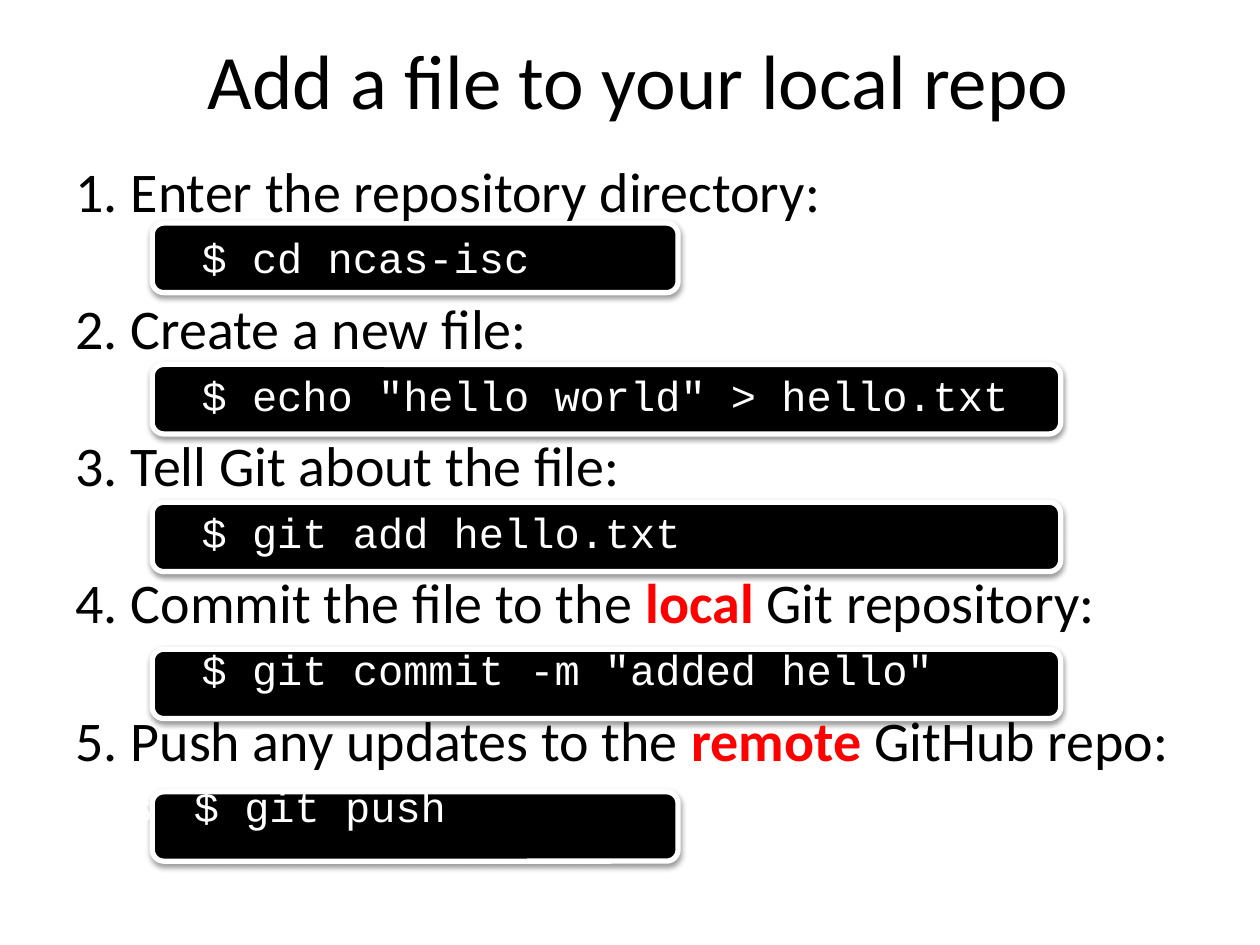
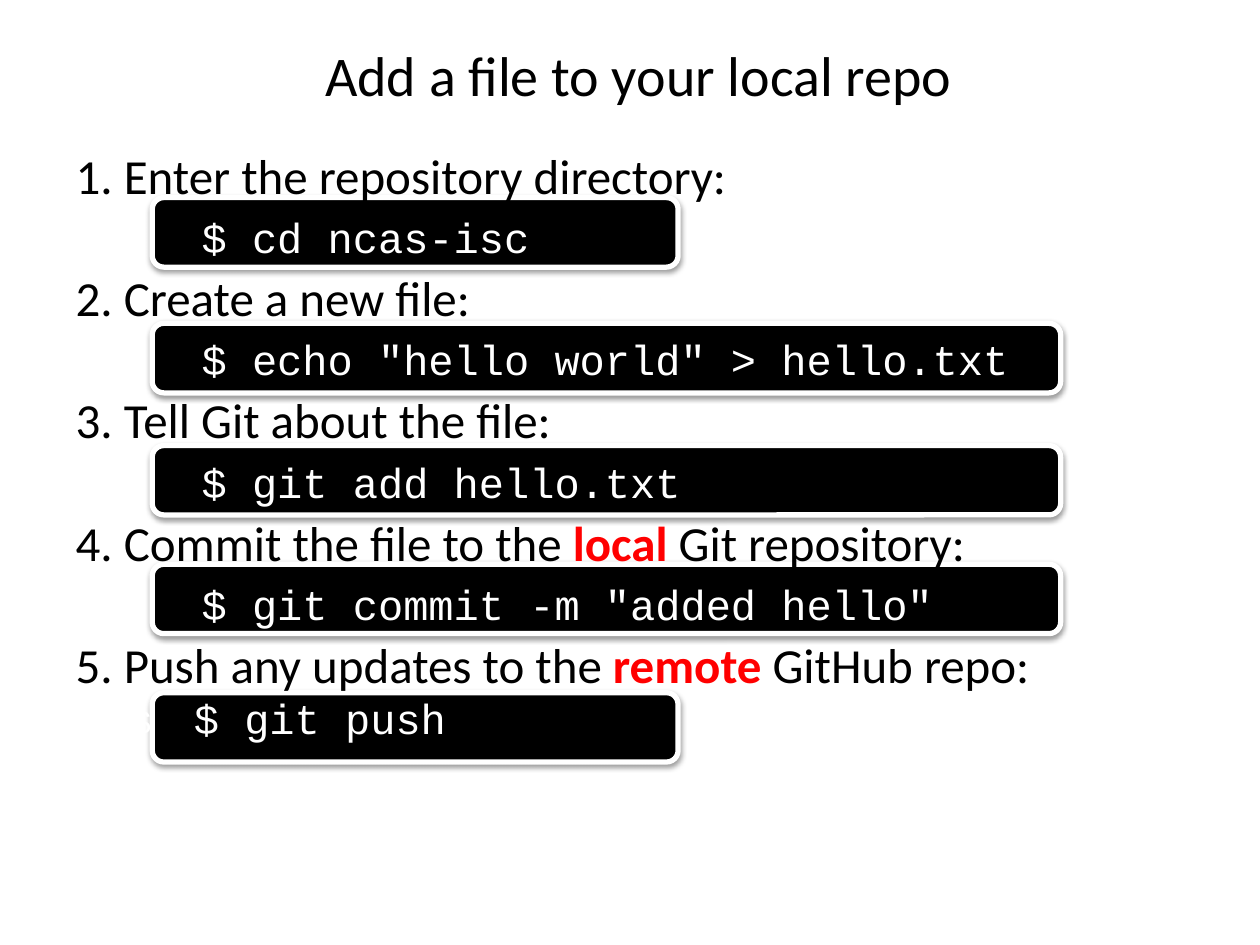
Before and after one commit to ncasuk/ncas-isc, a slide deck: slide 18 of shell/presentations/01_git2.pptx. Drawn at 1260x945 pixels with LibreOffice and Linux fonts; fonts in the diff are those of the drawing; background and template pictures are left out. Boxes give left, top, right and bottom in pixels: in the first picture for what was removed or moved away, otherwise in the second. Text is boxed around its words. In the diff, an @@ line names an element or a change of style, - is before the commit and + after.

```diff
--- a/shell/presentations/01_git2.pptx
+++ b/shell/presentations/01_git2.pptx
@@ title "Add a file to your ..." at [325, 57, 952, 105]: size 44 to 32 pt; line spacing 1 to 0.9 @@
@@ text "1. Enter the repository directory:" at [76, 160, 1029, 743]: size 32 to 28 pt in "1. Enter the repository directory:", "2. Create a new file:", "3. Tell Git about the file:", "4. Commit the file to the local ..." and 1 more places; line spacing 1 to 0.8; more space between paragraphs @@
@@ rounded rectangle: place and size @@
-rounded rectangle at [152, 223, 678, 292]
+rounded rectangle at [152, 198, 678, 267]
@@ rounded rectangle: place and size @@
-rounded rectangle at [152, 364, 1061, 433]
+rounded rectangle at [152, 324, 1061, 393]
@@ rounded rectangle: place and size @@
-rounded rectangle at [152, 503, 1061, 572]
+rounded rectangle at [152, 446, 1061, 515]
@@ rounded rectangle: place and size @@
-rounded rectangle at [152, 649, 1061, 718]
+rounded rectangle at [152, 564, 1061, 634]
@@ rounded rectangle: place and size @@
-rounded rectangle at [152, 791, 678, 861]
+rounded rectangle at [152, 693, 678, 762]
```
Also in this commit, not shown: 39 other slides changed, 4 other files.
